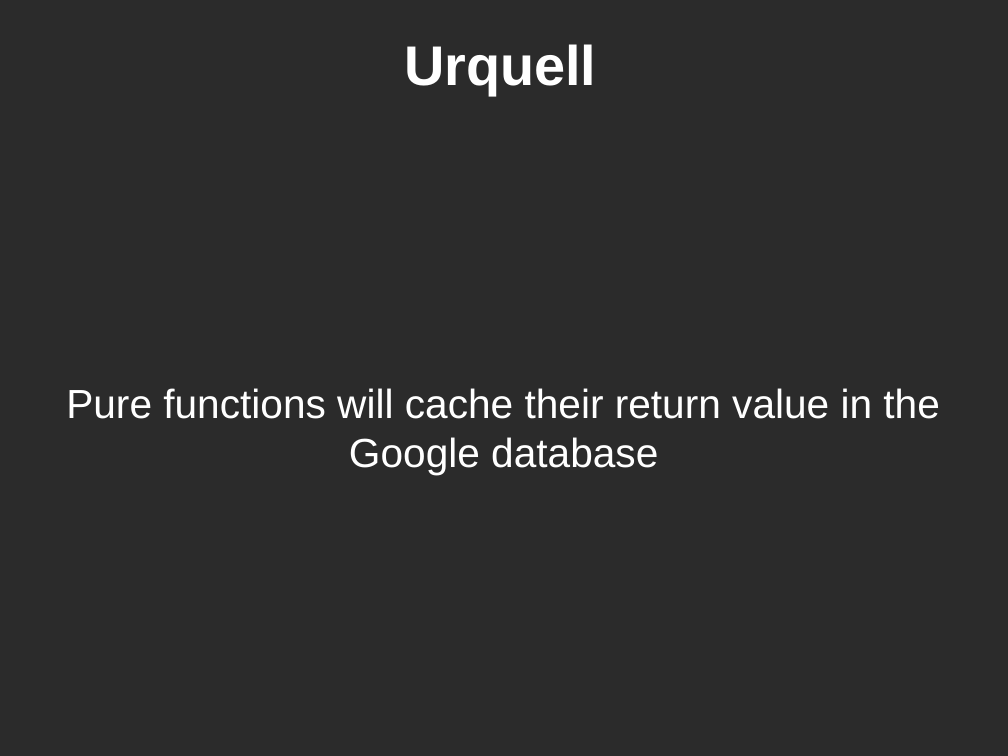
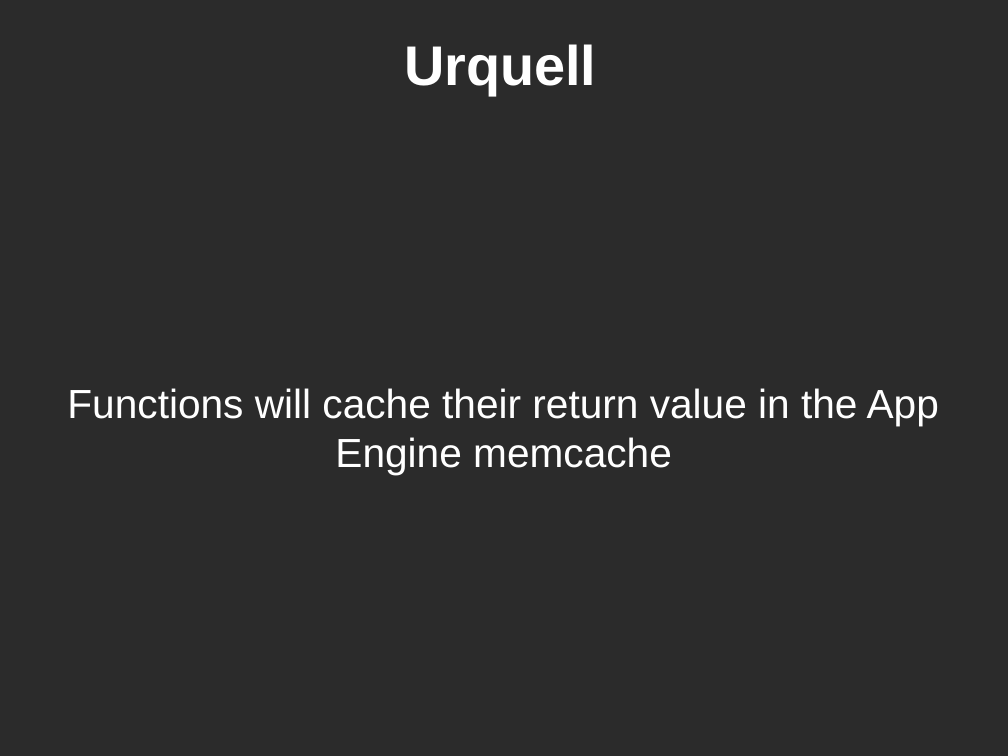
Before and after one commit to KayEss/urquell, a slide deck: slide 5 of Documentation/Introduction to Urquell.odp (slide 9 before the commit). Drawn at 1008x756 pixels with LibreOffice and Linux fonts; fonts in the diff are those of the drawing; background and template pictures are left out; a plain dark background stands for a picture behind light text. Boxes give left, top, right and bottom in pixels: in the first picture for what was removed or moved away, otherwise in the second. Text is boxed around its words. In the diff, an @@ line names an element or a change of style, - is before the commit and + after.

Commit message:
Updated the slides to reflect what Urquell can actually do right now.

```diff
--- a/Documentation/Introduction to Urquell.odp
+++ b/Documentation/Introduction to Urquell.odp
@@ subtitle at <box>67,388,939,474</box>: text changed @@
-Pure functions will cache their return value in the Google database
+Functions will cache their return value in the App Engine memcache
```
Also in this commit, not shown: 4 other slides changed, 6 slides removed.
